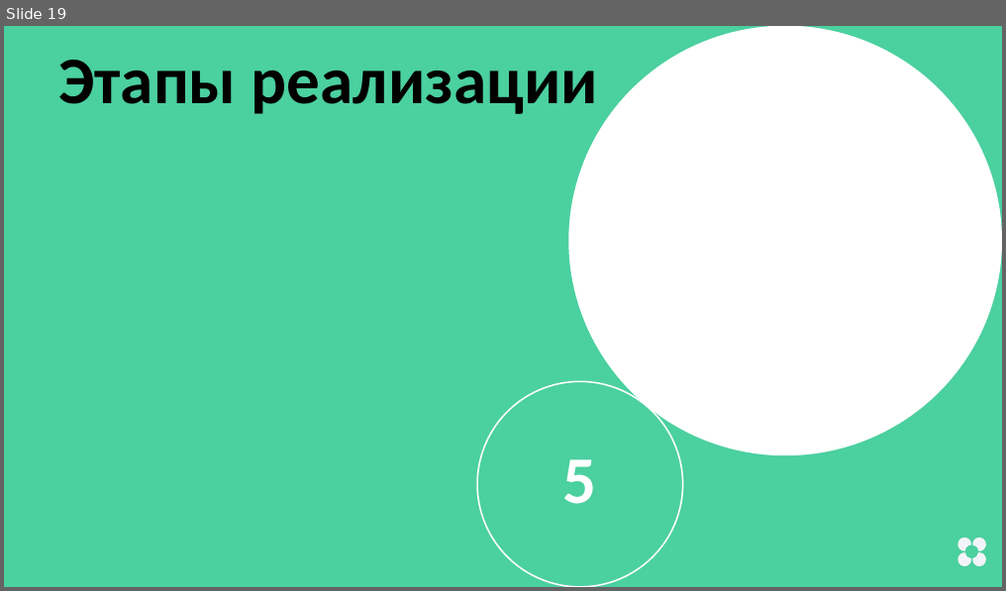
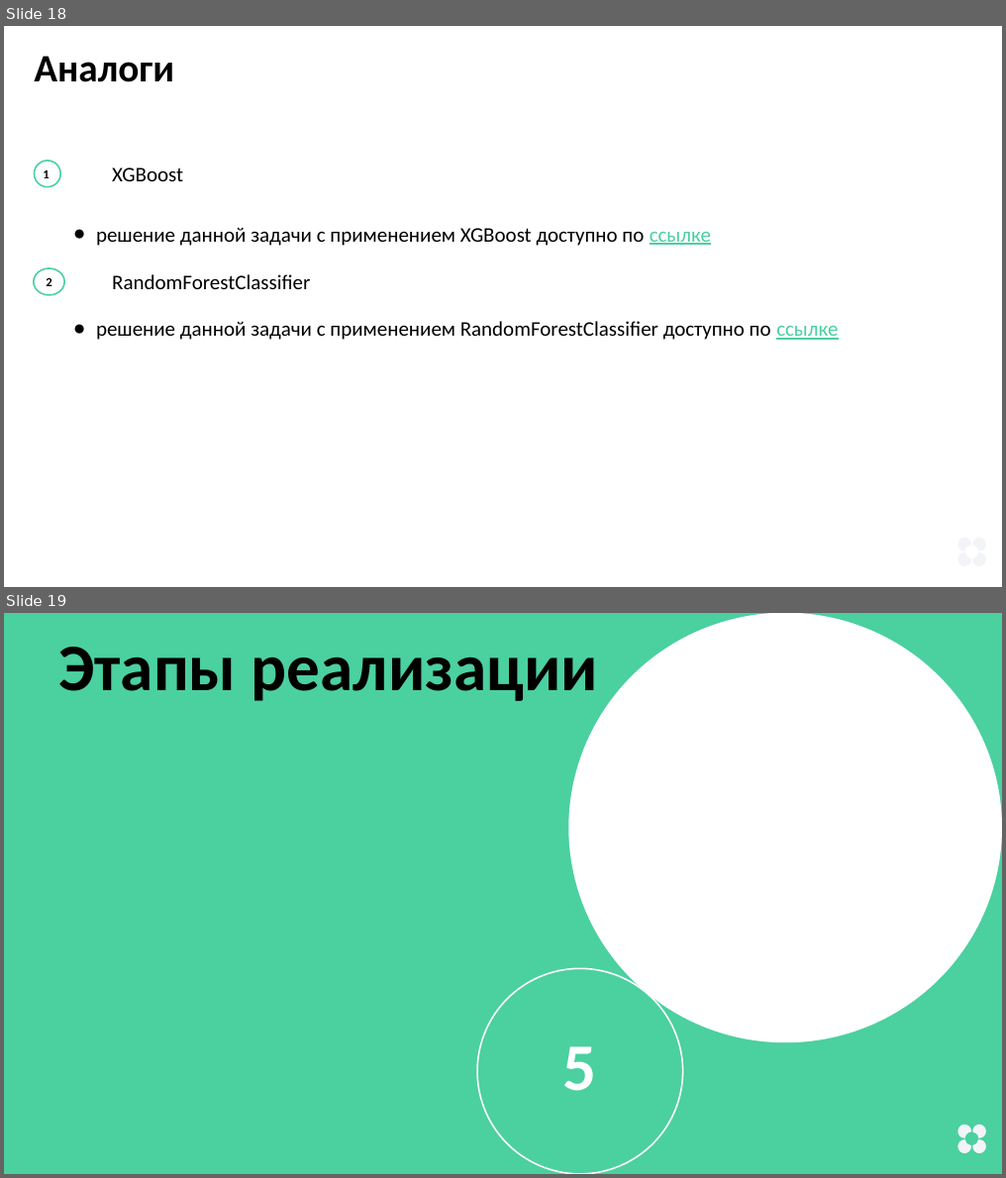
Before and after one commit to VeraRomantsova/diploma, a slide deck: Romantsova_Vera_presentation_pptx.pptx. Shown one above the other, each under a label of ours: slide 19 before the commit, slides 18 and 19 after it. The pictures are 1006x591 and 1006x1178 pixels, drawn with LibreOffice and Linux fonts; fonts in the diff are those of the drawing. Boxes give left, top, right and bottom in pixels: in the first picture for what was removed or moved away, otherwise in the second. Text is boxed around its words. In the diff, an @@ line names an element or a change of style, - is before the commit and + after.

```diff
--- a/Romantsova_Vera_presentation_pptx.pptx
+++ b/Romantsova_Vera_presentation_pptx.pptx
@@ slide 18 added at [4,26,1002,587], background #FFFFFF; not listed: 4 template elements that a slide beside it also shows @@
@@ text added at [34,56,174,82], 56 pt, text #000000, bold @@
+Аналоги
@@ ellipse added at [34,161,60,187], outline #4BD0A0 2.25 pt, 18 pt, text #000000, bold @@
+1
@@ text added at [112,168,183,181], 30 pt, text #000000 @@
+XGBoost
@@ text added at [96,227,711,246], 30 pt, text #000000 @@
+● решение данной задачи с применением XGBoost доступно по ссылке
@@ ellipse added at [34,269,64,295], outline #4BD0A0 2.25 pt, 18 pt, text #000000, bold @@
+2
@@ text added at [112,274,310,289], 30 pt, text #000000 @@
+RandomForestClassifier
@@ text added at [96,321,838,340], 30 pt, text #000000 @@
+● решение данной задачи с применением RandomForestClassifier доступно по ссылке
```
Also in this commit, not shown: 1 slide removed, 1 other file.
